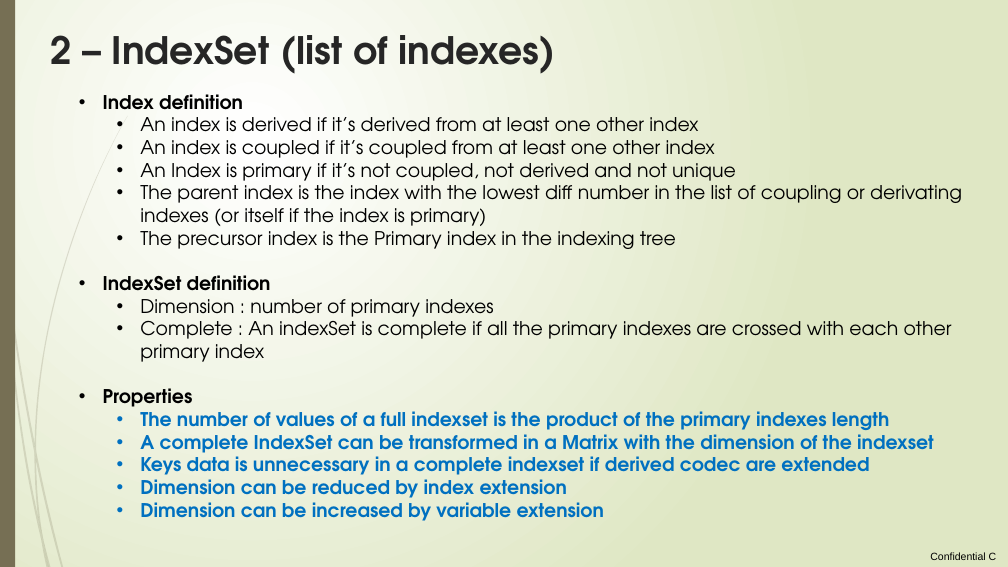
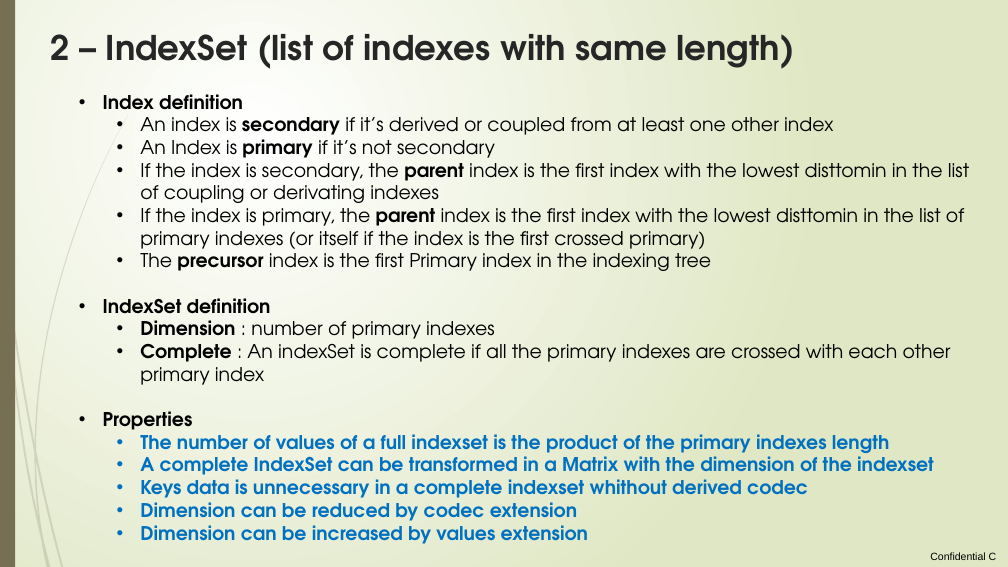
Before and after one commit to loco-philippe/Environmental-Sensing, a slide deck: slide 20 of documentation/ilist_technical.pptx (slide 12 before the commit). Drawn at 1008x567 pixels with LibreOffice and Linux fonts; fonts in the diff are those of the drawing. Boxes give left, top, right and bottom in pixels: in the first picture for what was removed or moved away, otherwise in the second. Text is boxed around its words. In the diff, an @@ line names an element or a change of style, - is before the commit and + after.

```diff
--- a/documentation/ilist_technical.pptx
+++ b/documentation/ilist_technical.pptx
@@ title at bbox=[50, 34, 795, 69]: text changed; size 36 to 32.4 pt @@
-2 – IndexSet (list of indexes)
+2 – IndexSet (list of indexes with same length)
@@ text at bbox=[140, 117, 969, 271]: text changed @@
-  • An index is derived if it’s derived from at least one other index
-  • An index is coupled if it’s coupled from at least one other index
-  • An Index is primary if it’s not coupled, not derived and not unique
-  • The parent index is the index with the lowest diff number in the list of coupling or derivating indexes (or itself if the index is primary)
-  • The precursor index is the Primary index in the indexing tree
+  • An index is secondary if it’s derived or coupled from at least one other index
+  • An Index is primary if it’s not secondary
+  • If the index is secondary, the parent index is the first index with the lowest disttomin in the list of coupling or derivating indexes
+  • If the index is primary, the parent index is the first index with the lowest disttomin in the list of primary indexes (or itself if the index is the first crossed primary)
+  • The precursor index is the first Primary index in the indexing tree
@@ text at bbox=[140, 320, 951, 385]: bold on in "Dimension", "Complete" @@
@@ text at bbox=[140, 474, 808, 544]: text changed @@
-  • Keys data is unnecessary in a complete indexset if derived codec are extended
-  • Dimension can be reduced by index extension
-  • Dimension can be increased by variable extension
+  • Keys data is unnecessary in a complete indexset whithout derived codec
+  • Dimension can be reduced by codec extension
+  • Dimension can be increased by values extension
```
Also in this commit, not shown: 14 other slides changed, 12 slides added, 3 slides removed, 21 other files.
